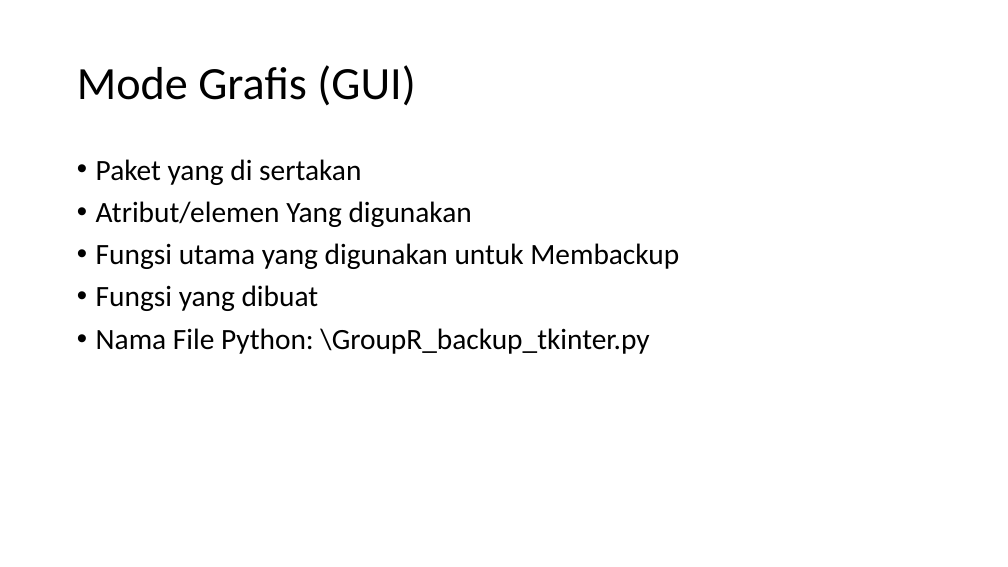
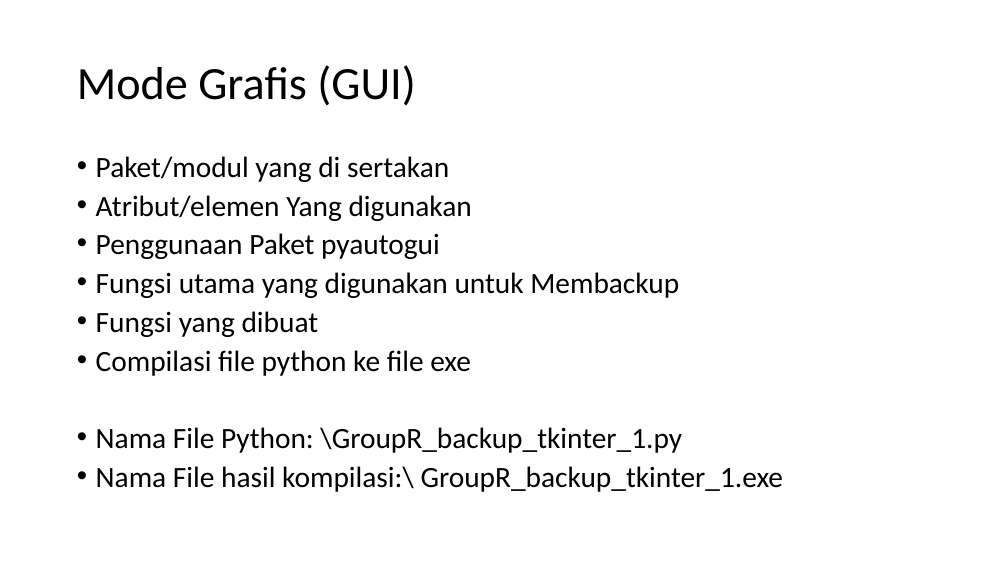
Before and after one commit to skeith/backupr, a slide deck: slide 11 of Aplikasi Backup file atau folder dengan Python-tkinter_baru.pptx (slide 7 before the commit). Drawn at 1008x567 pixels with LibreOffice and Linux fonts; fonts in the diff are those of the drawing. Boxes give left, top, right and bottom in pixels: in the first picture for what was removed or moved away, otherwise in the second. Text is boxed around its words. In the diff, an @@ line names an element or a change of style, - is before the commit and + after.

```diff
--- a/Aplikasi Backup file atau folder dengan Python-tkinter_baru.pptx
+++ b/Aplikasi Backup file atau folder dengan Python-tkinter_baru.pptx
@@ text at box(96, 156, 449, 182): text changed @@
-• Paket yang di sertakan
+• Paket/modul yang di sertakan
@@ text at box(96, 195, 679, 337): line spacing 0.9 to 0.8 @@
@@ text at box(96, 233, 440, 259): paragraph added @@
+• Penggunaan Paket pyautogui
@@ text at box(96, 350, 784, 492): text changed @@
-• Nama File Python: \GroupR_backup_tkinter.py
+• Compilasi file python ke file exe
+• Nama File Python: \GroupR_backup_tkinter_1.py
+• Nama File hasil kompilasi:\ GroupR_backup_tkinter_1.exe
```
Also in this commit, not shown: 5 other slides changed, 8 slides added, 1 slide removed.
